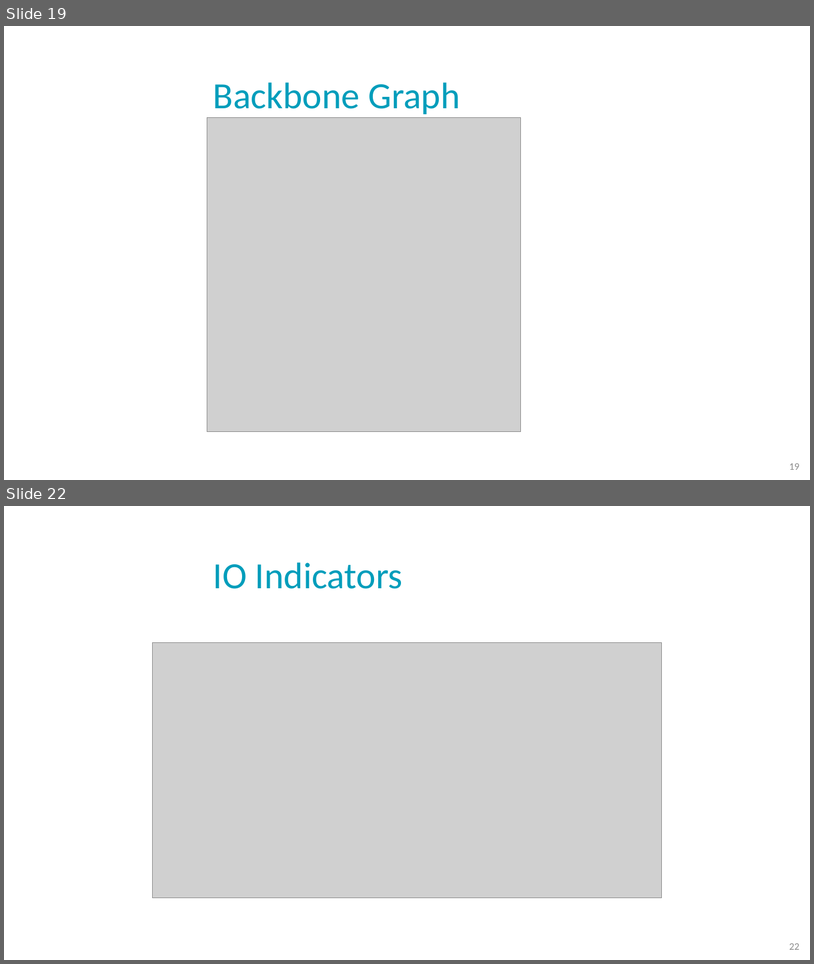
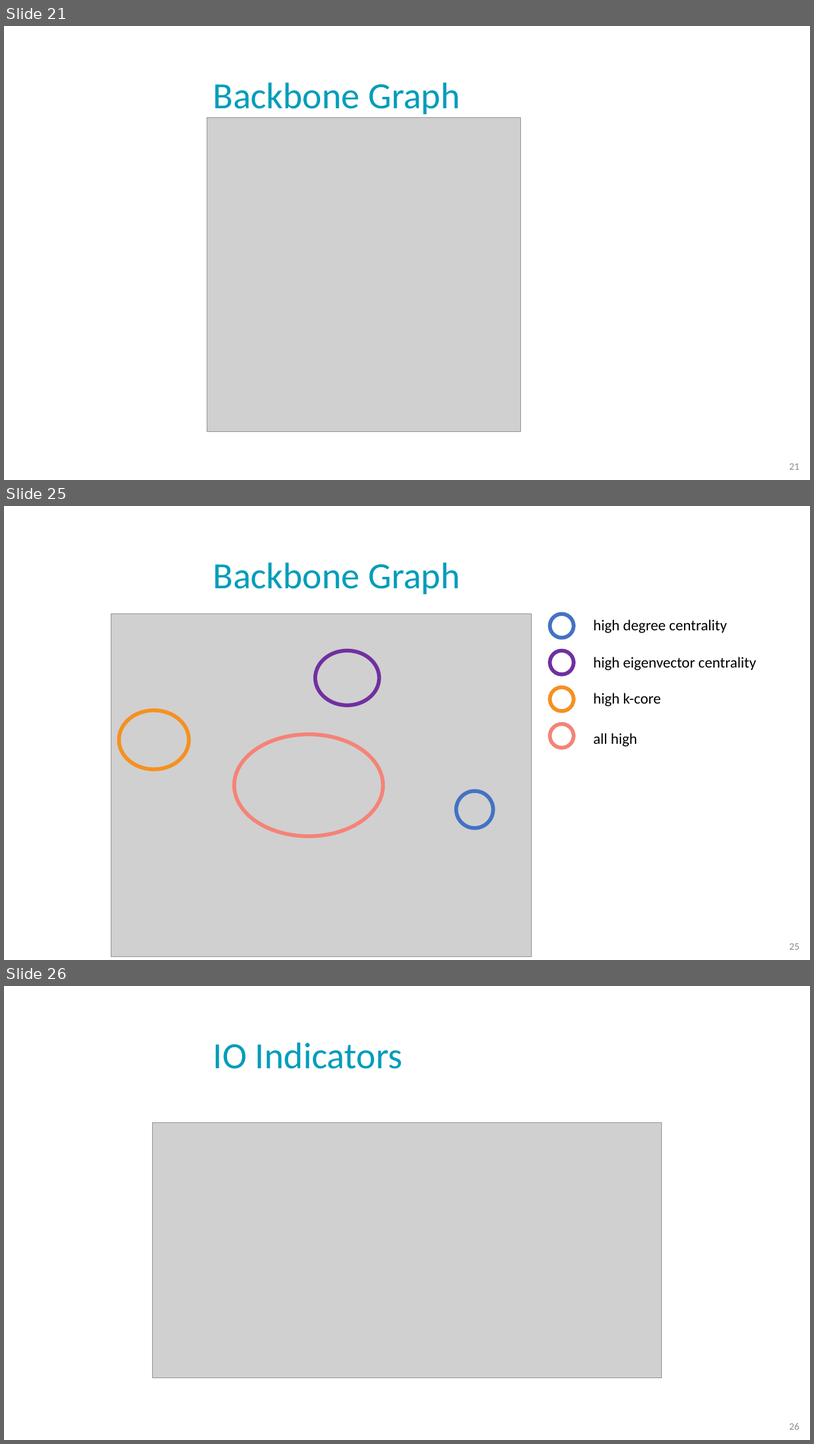
Before and after one commit to NoaTal1996/Backbone-Graph, a slide deck: docs/cbg_saback.pptx. Shown one above the other, each under a label of ours: slides 19 and 22 before the commit, slides 21, 25 and 26 after it; the slides between them are not shown. The pictures are 814x964 and 814x1444 pixels, drawn with LibreOffice and Linux fonts; fonts in the diff are those of the drawing; grey boxes stand for pictures; background and template pictures are left out. Boxes give left, top, right and bottom in pixels: in the first picture for what was removed or moved away, otherwise in the second. Text is boxed around its words. In the diff, an @@ line names an element or a change of style, - is before the commit and + after.

```diff
--- a/docs/cbg_saback.pptx
+++ b/docs/cbg_saback.pptx
@@ slide 25 added at bbox=[4, 506, 810, 960], background picture (left out) @@
@@ title added at bbox=[213, 562, 460, 594], 44 pt, text #009DBB @@
+Backbone Graph
@@ picture added at bbox=[111, 613, 532, 956] @@
@@ ellipse added at bbox=[550, 613, 574, 637], outline #4472C4 4.5 pt @@
@@ text added at bbox=[594, 619, 727, 633], 18 pt, text #000000 @@
+high degree centrality
@@ ellipse added at bbox=[315, 651, 380, 705], outline #7030A0 4.5 pt @@
@@ ellipse added at bbox=[550, 651, 574, 674], outline #7030A0 4.5 pt @@
@@ text added at bbox=[594, 657, 756, 670], 18 pt, text #000000 @@
+high eigenvector centrality
@@ ellipse added at bbox=[550, 687, 574, 711], outline #F59120 4.5 pt @@
@@ text added at bbox=[594, 693, 661, 706], 18 pt, text #000000 @@
+high k-core
@@ ellipse added at bbox=[119, 711, 189, 769], outline #F59120 4.5 pt @@
@@ ellipse added at bbox=[234, 734, 383, 835], outline #F58377 4.5 pt @@
@@ ellipse added at bbox=[550, 724, 574, 747], outline #F58377 4.5 pt @@
@@ text added at bbox=[594, 733, 638, 747], 18 pt, text #000000 @@
+all high
@@ ellipse added at bbox=[456, 791, 494, 828], outline #4472C4 4.5 pt @@
@@ page number added at bbox=[789, 943, 800, 949], 12 pt, text #8C8C8C @@
+25
@@ what was slide 19 is now slide 21 @@
@@ page number at bbox=[789, 463, 800, 469]: text changed @@
-19
+21
@@ what was slide 22 is now slide 26 @@
@@ page number at bbox=[789, 1423, 800, 1429]: text changed @@
-22
+26
```
Also in this commit, not shown: 6 slides changed, 11 other slides added, 8 slides removed.
